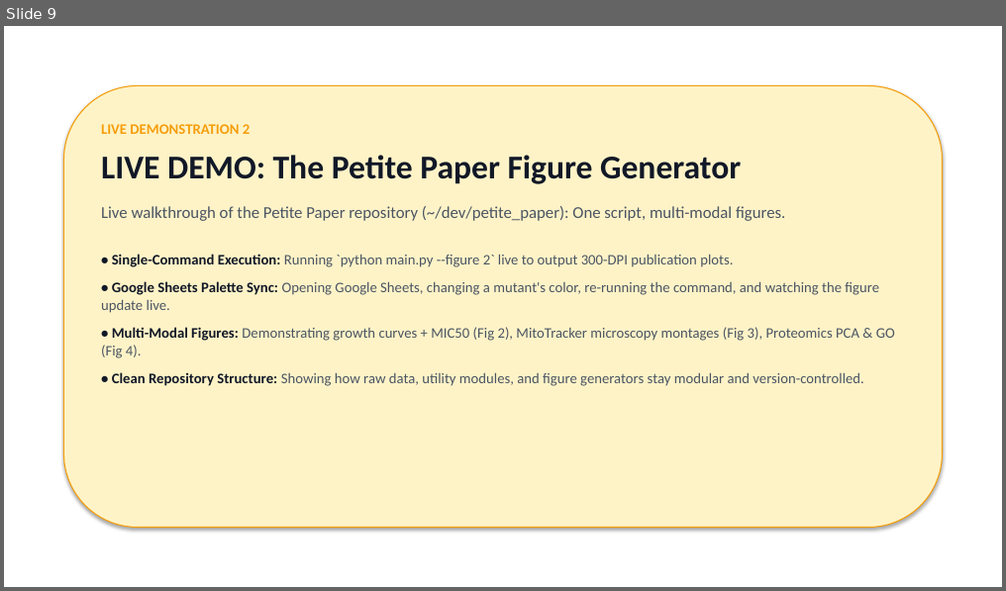
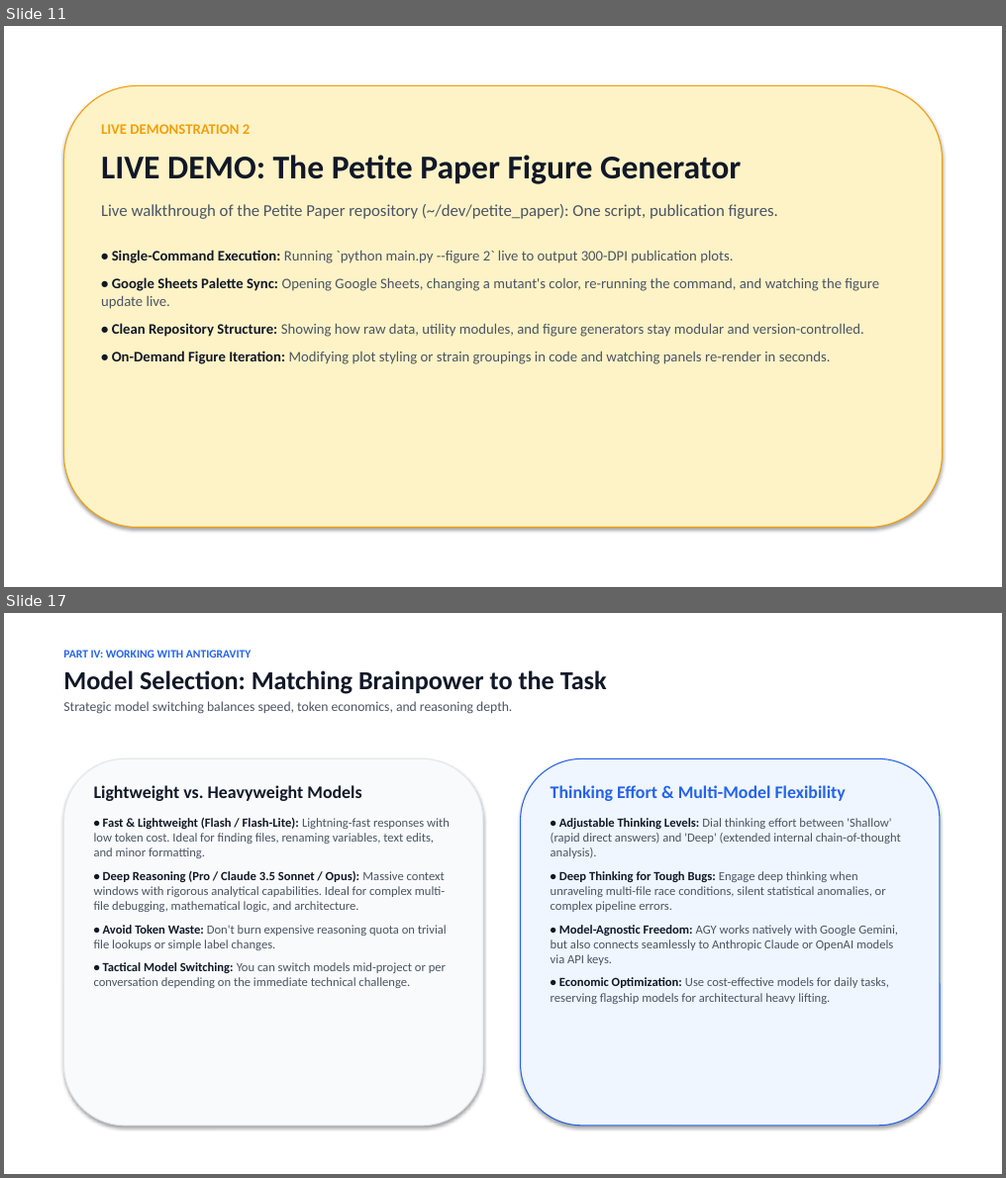
Before and after one commit to berman-lab/antigravity-intoduction-presentation, a slide deck: antigravity_lab_presentation.pptx. Shown one above the other, each under a label of ours: slide 9 before the commit, slides 11 and 17 after it; the slides between them are not shown. The pictures are 1006x591 and 1006x1178 pixels, drawn with LibreOffice and Linux fonts; fonts in the diff are those of the drawing. Boxes give left, top, right and bottom in pixels: in the first picture for what was removed or moved away, otherwise in the second. Text is boxed around its words. In the diff, an @@ line names an element or a change of style, - is before the commit and + after.

```diff
--- a/antigravity_lab_presentation.pptx
+++ b/antigravity_lab_presentation.pptx
@@ slide 17 added at (4, 613, 1002, 1174), background #FFFFFF @@
@@ text added at (63, 650, 607, 714), 13 pt, text #4B5563, bold @@
+PART IV: WORKING WITH ANTIGRAVITY
+Model Selection: Matching Brainpower to the Task
+Strategic model switching balances speed, token economics, and reasoning depth.
@@ rounded rectangle added at (63, 759, 483, 1126), fill #F8FAFC, outline #E2E8F0 1 pt @@
@@ rounded rectangle added at (521, 759, 940, 1126), fill #EFF6FF, outline #2563EB 1 pt @@
@@ text added at (94, 785, 450, 988), 12 pt, text #4B5563 @@
+Lightweight vs. Heavyweight Models
+• Fast & Lightweight (Flash / Flash-Lite): Lightning-fast responses with low token cost. Ideal for finding files, renaming variables, text edits, and minor formatting.
+• Deep Reasoning (Pro / Claude 3.5 Sonnet / Opus): Massive context windows with rigorous analytical capabilities. Ideal for complex multi-file debugging, mathematical logic, and architecture.
+• Avoid Token Waste: Don't burn expensive reasoning quota on trivial file lookups or simple label changes.
+• Tactical Model Switching: You can switch models mid-project or per conversation depending on the immediate technical challenge.
@@ text added at (550, 785, 901, 1004), 12 pt, text #4B5563 @@
+Thinking Effort & Multi-Model Flexibility
+• Adjustable Thinking Levels: Dial thinking effort between 'Shallow' (rapid direct answers) and 'Deep' (extended internal chain-of-thought analysis).
+• Deep Thinking for Tough Bugs: Engage deep thinking when unraveling multi-file race conditions, silent statistical anomalies, or complex pipeline errors.
+• Model-Agnostic Freedom: AGY works natively with Google Gemini, but also connects seamlessly to Anthropic Claude or OpenAI models via API keys.
+• Economic Optimization: Use cost-effective models for daily tasks, reserving flagship models for architectural heavy lifting.
@@ what was slide 9 is now slide 11 @@
@@ slide 11 changed as well @@
@@ text at (101, 204, 778, 219): text changed @@
-Live walkthrough of the Petite Paper repository (~/dev/petite_paper): One script, multi-modal figures.
+Live walkthrough of the Petite Paper repository (~/dev/petite_paper): One script, publication figures.
@@ text at (101, 327, 895, 359): paragraph removed @@
-• Multi-Modal Figures: Demonstrating growth curves + MIC50 (Fig 2), MitoTracker microscopy montages (Fig 3), Proteomics PCA & GO (Fig 4).
@@ text at (112, 351, 831, 365): paragraph added @@
+• On-Demand Figure Iteration: Modifying plot styling or strain groupings in code and watching panels re-render in seconds.
```
Also in this commit, not shown: 10 other slides changed, 16 other slides added, 7 slides removed, 1 other file.
